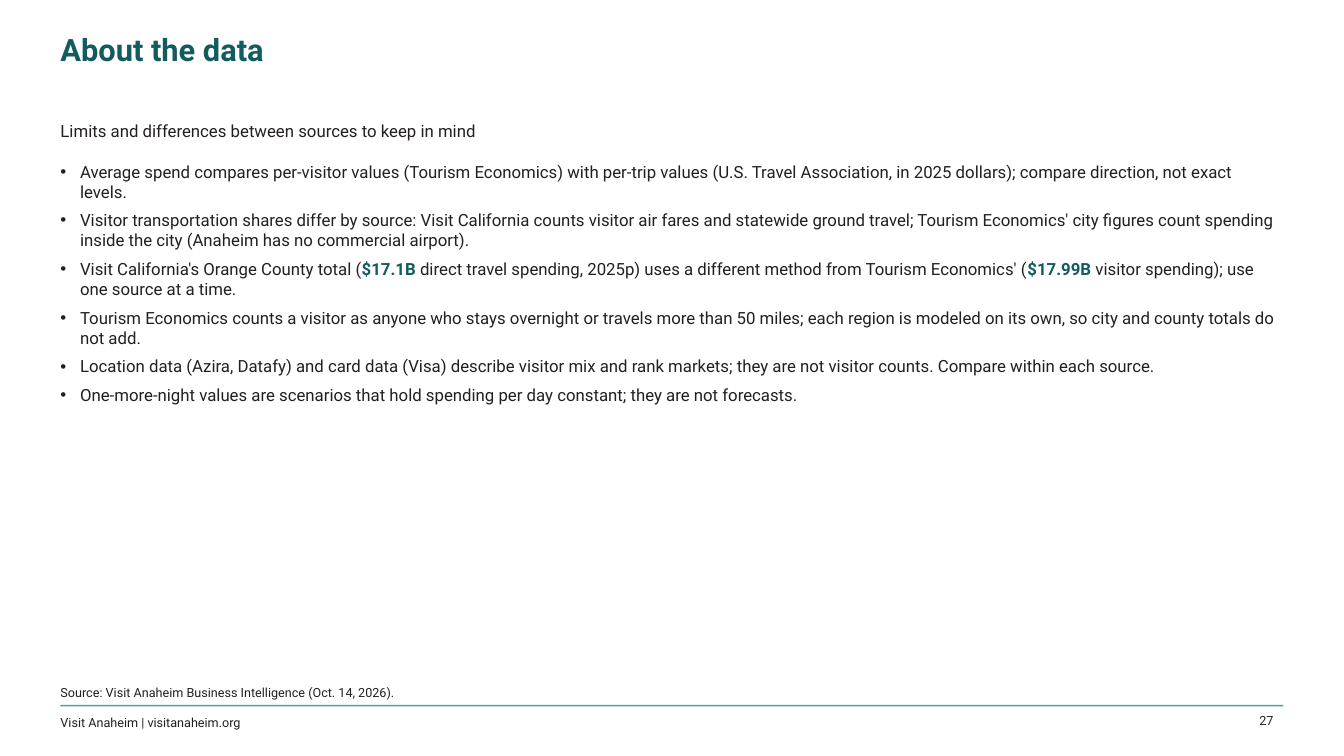
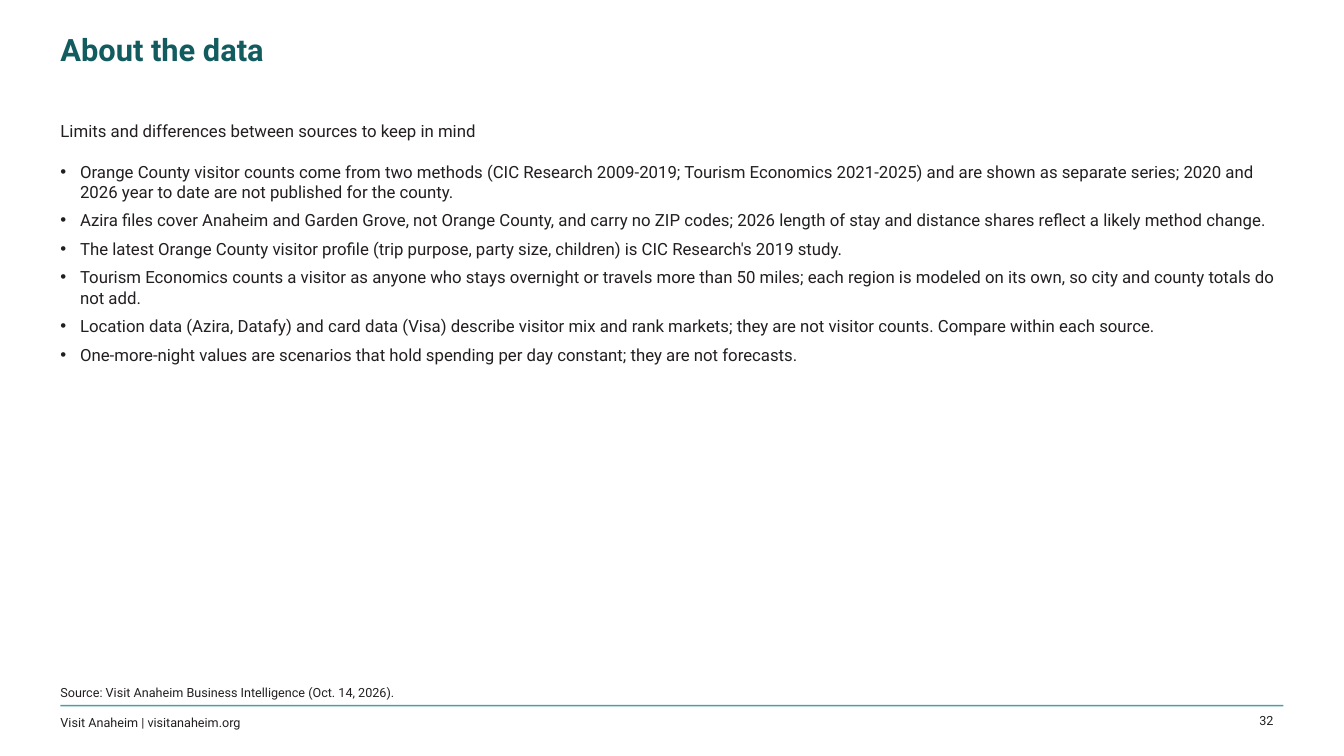
Before and after one commit to bi-visitanaheim/oc-vibe-insights, a slide deck: slide 32 of pipeline/OC_Vibe_Questions_Answered.pptx (slide 27 before the commit). Drawn at 1344x756 pixels with LibreOffice and Linux fonts; fonts in the diff are those of the drawing; background and template pictures are left out. Boxes give left, top, right and bottom in pixels: in the first picture for what was removed or moved away, otherwise in the second. Text is boxed around its words. In the diff, an @@ line names an element or a change of style, - is before the commit and + after.

```diff
--- a/pipeline/OC_Vibe_Questions_Answered.pptx
+++ b/pipeline/OC_Vibe_Questions_Answered.pptx
@@ text at box(80, 164, 1265, 259): text changed @@
-• Average spend compares per-visitor values (Tourism Economics) with per-trip values (U.S. Travel Association, in 2025 dollars); compare direction, not exact levels.
-• Visitor transportation shares differ by source: Visit California counts visitor air fares and statewide ground travel; Tourism Economics' city figures count spending inside the city (Anaheim has no commercial airport).
-• Visit California's Orange County total ($17.1B direct travel spending, 2025p) uses a different method from Tourism Economics' ($17.99B visitor spending); use one source at a time.
+• Orange County visitor counts come from two methods (CIC Research 2009-2019; Tourism Economics 2021-2025) and are shown as separate series; 2020 and 2026 year to date are not published for the county.
+• Azira files cover Anaheim and Garden Grove, not Orange County, and carry no ZIP codes; 2026 length of stay and distance shares reflect a likely method change.
+• The latest Orange County visitor profile (trip purpose, party size, children) is CIC Research's 2019 study.
@@ page number at box(1259, 716, 1273, 725): text changed @@
-27
+32
```
Also in this commit, not shown: 20 other slides changed, 6 slides added, 31 other files.
